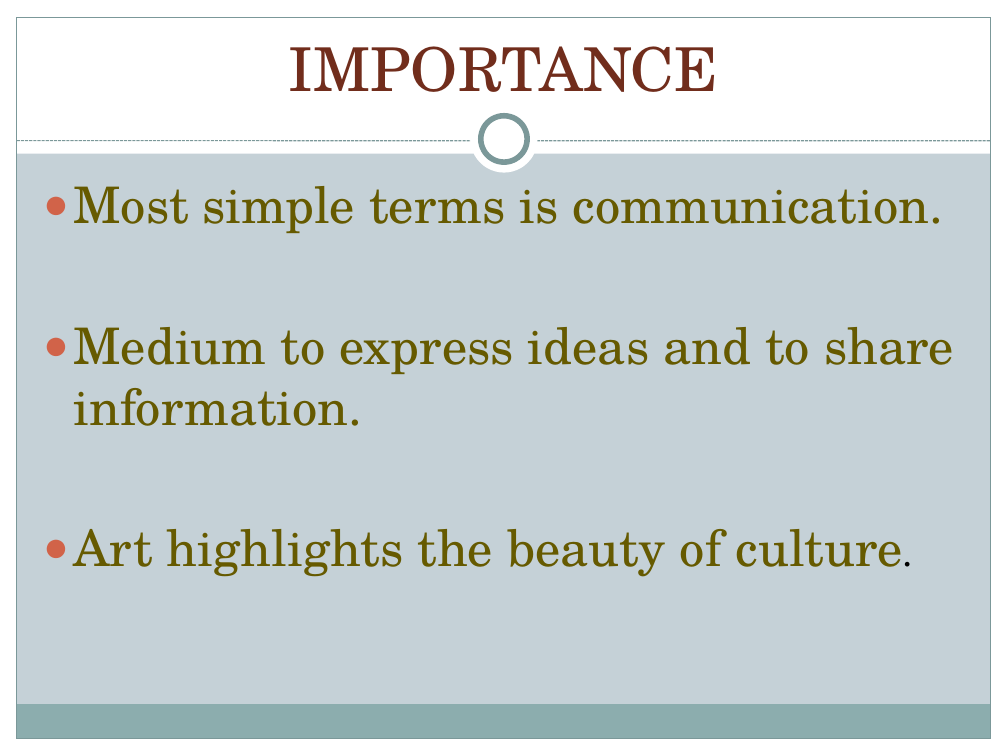
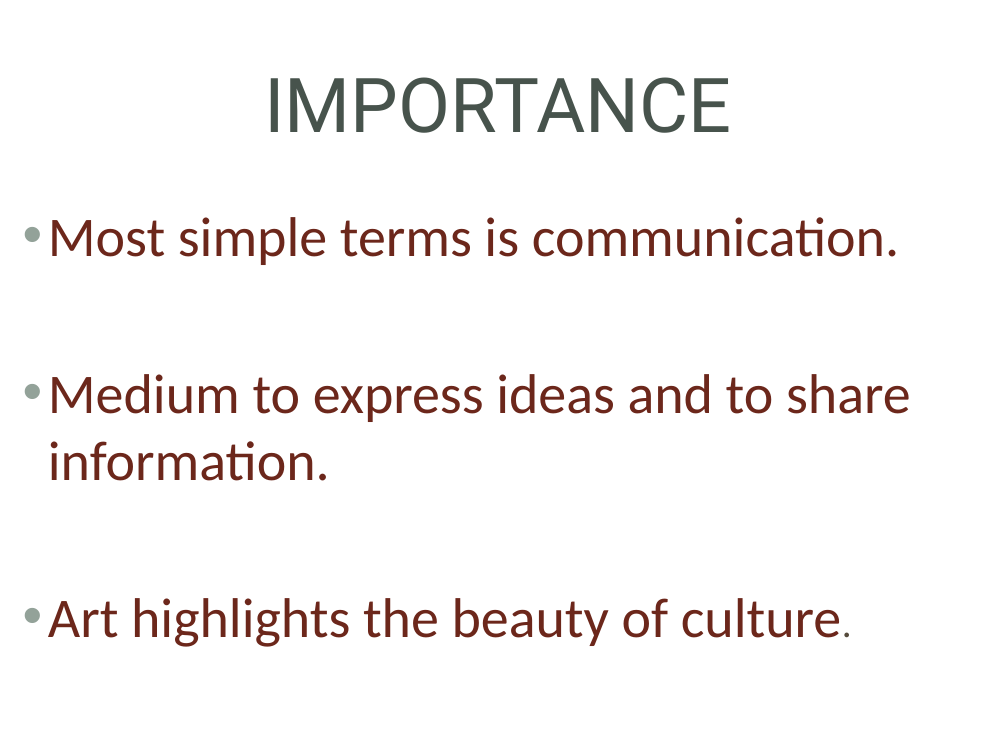
Before and after one commit to varshu519/varsha, a slide deck: slide 8 of Arts and culture.pptx. Drawn at 1008x756 pixels with LibreOffice and Linux fonts; fonts in the diff are those of the drawing; background and template pictures are left out. Boxes give left, top, right and bottom in pixels: in the first picture for what was removed or moved away, otherwise in the second. Text is boxed around its words. In the diff, an @@ line names an element or a change of style, - is before the commit and + after.

```diff
--- a/Arts and culture.pptx
+++ b/Arts and culture.pptx
@@ background #C5D1D7 to picture (left out) @@
@@ rectangle removed at box(0, 0, 1008, 153) @@
@@ rectangle removed at box(0, 0, 17, 756) @@
@@ rounded rectangle added at box(10, 11, 998, 746), fill #FFFFFF @@
@@ rectangle removed at box(17, 17, 991, 739) @@
@@ rectangle removed at box(991, 0, 1008, 756) @@
@@ title "IMPORTANCE": place and size @@
-title "IMPORTANCE" at box(289, 46, 718, 92)
+title "IMPORTANCE" at box(264, 77, 731, 133)
@@ title "IMPORTANCE" at box(264, 77, 731, 133): size 43.2 to 54 pt, font TeX Gyre Schola to Roboto, text colour #712D1C to #47534C; vertical alignment bottom to middle @@
@@ ellipse removed at box(471, 106, 538, 173) @@
@@ ellipse removed at box(481, 116, 527, 162) @@
@@ line removed from (17, 141) to (991, 141) @@
@@ text "Most simple terms is communication.": place and size @@
-text "Most simple terms is communication." at box(73, 186, 954, 577)
+text "Most simple terms is communication." at box(48, 217, 911, 647)
@@ text "Most simple terms is communication." at box(48, 217, 911, 647): size 36 to 40 pt, font TeX Gyre Schola to Calibri, text colour #665A00 to #6C271B; size 27 to 28 pt, text colour #000000 to #564B3C in "culture."; bullet ● to •; bullet colour #D16349 to #93A299 @@
@@ rectangle removed at box(16, 705, 990, 739) @@
@@ rectangle removed at box(0, 739, 1008, 756) @@
```
Also in this commit, not shown: 7 other slides changed, 1 slide added, 1 slide removed.
